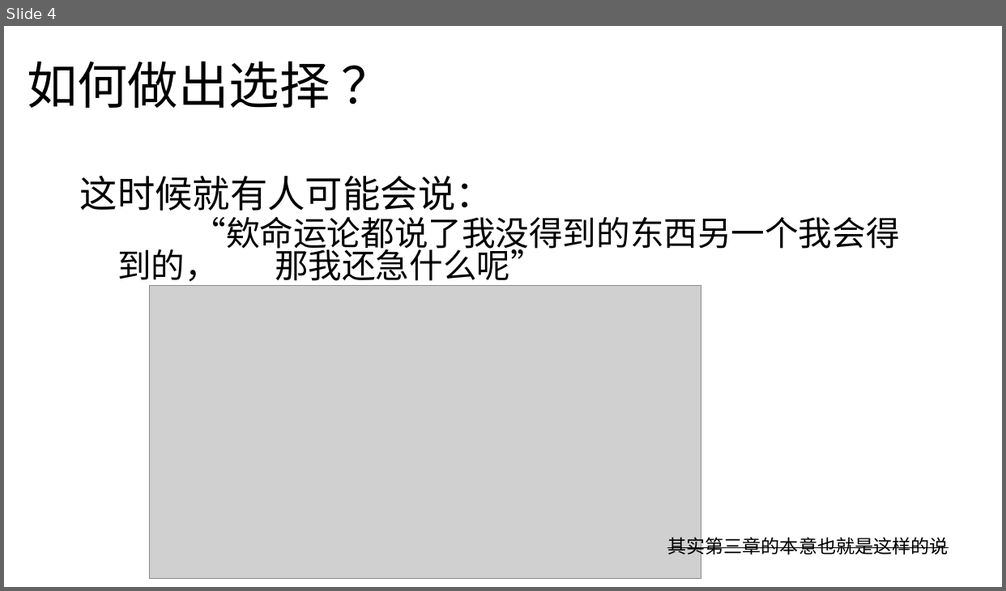
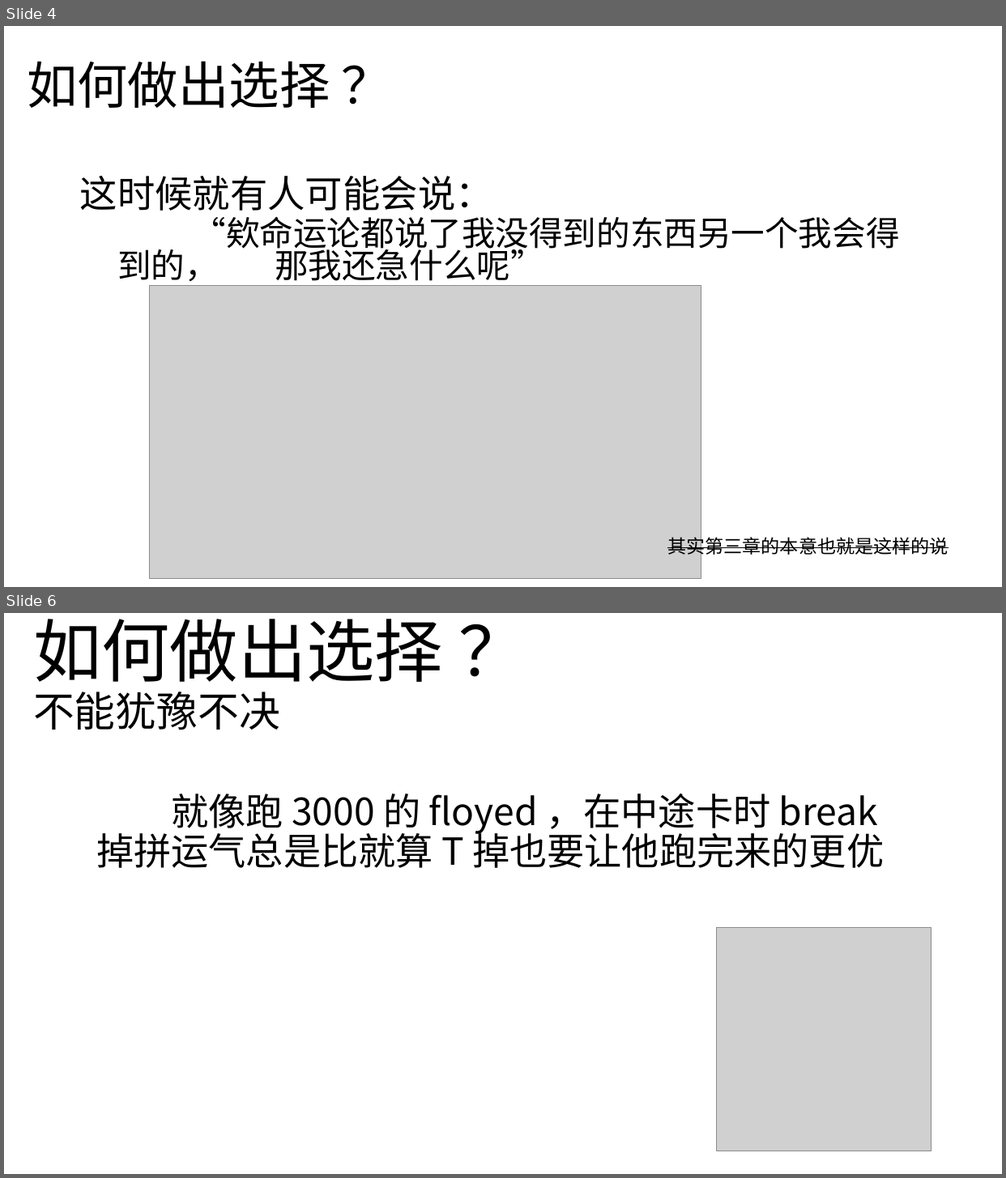
Before and after one commit to BambooDay/OI, a slide deck: 激情演讲.pptx. Shown one above the other, each under a label of ours: slide 4 before the commit, slides 4 and 6 after it; the slides between them are not shown. The pictures are 1006x591 and 1006x1178 pixels, drawn with LibreOffice and Linux fonts; fonts in the diff are those of the drawing; grey boxes stand for pictures. Boxes give left, top, right and bottom in pixels: in the first picture for what was removed or moved away, otherwise in the second. Text is boxed around its words. In the diff, an @@ line names an element or a change of style, - is before the commit and + after.

```diff
--- a/激情演讲.pptx
+++ b/激情演讲.pptx
@@ slide 6 added at (4, 613, 1002, 1174), background #FFFFFF @@
@@ title added at (33, 619, 443, 730), 65.7 pt, text #000000 @@
+如何做出选择 ？
+不能犹豫不决
@@ text added at (96, 794, 884, 868), 36 pt, text #000000 @@
+就像跑 3000 的 floyed ，在中途卡时 break 掉拼运气总是比就算 T 掉也要让他跑完来的更优
@@ picture added at (717, 927, 931, 1152) @@
```
Also in this commit, not shown: 2 slides changed, 4 other slides added.
